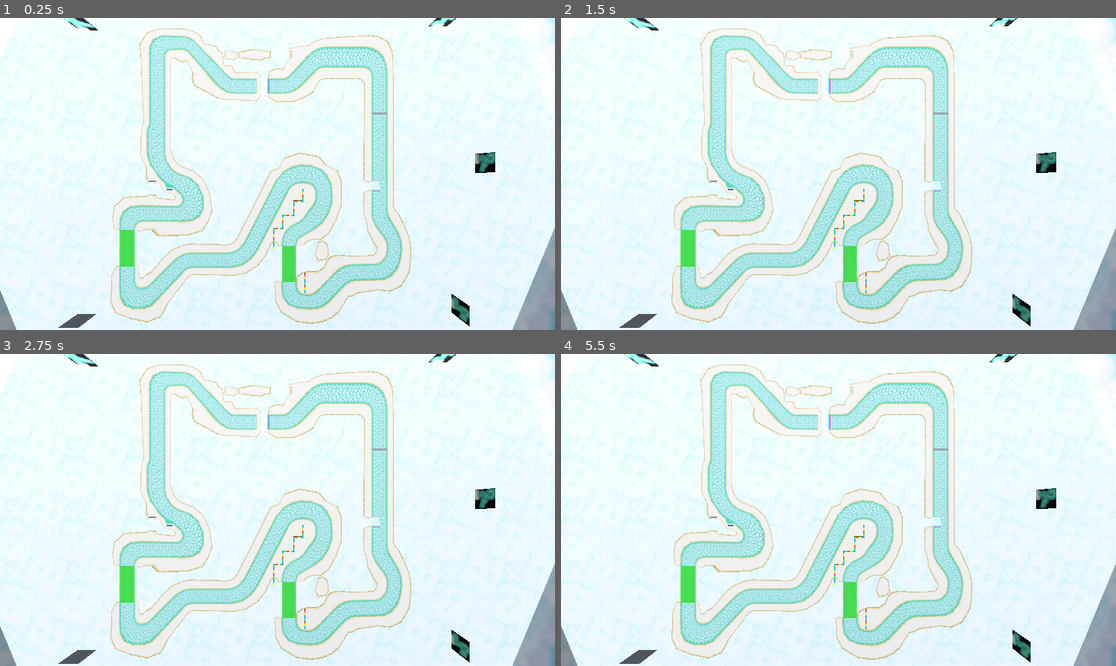
Above: before the commit, frames 1-4 (two rows, left to right).
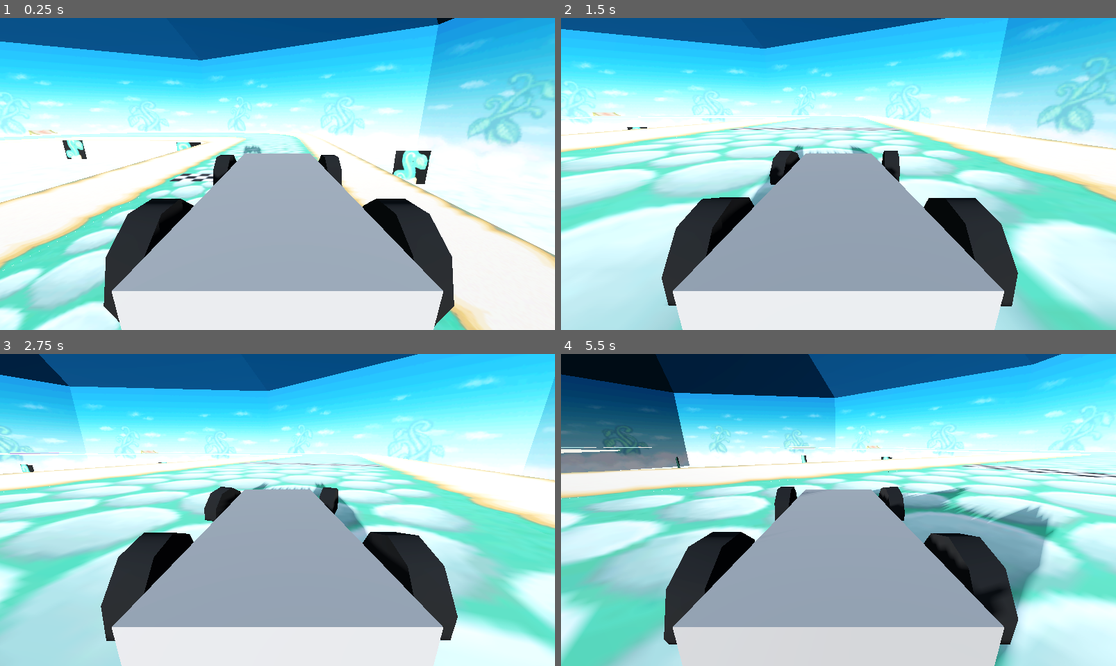
Above: after the commit, the same moments.

Repository: EduardoWebDevelopment/kart-racer-dev
Game: Godot game, scene res://scenes/game.tscn
The game is run twice, just before and just after one commit, with the same random seed, the same clock (stepped at 60 frames per second) and the same inputs.
Inputs:
- Up to frame 1 (0.25 s): no input
- Up to frame 2 (1.5 s): hold D (right, bound only after the commit) 0.53-1.28 s; hold S (backward, bound only after the commit) from 1.28 s (still down)
- Up to frame 3 (2.75 s): release S (backward, bound only after the commit) at 2.03 s; hold D (right, bound only after the commit) from 2.03 s (still down)
- Up to frame 4 (5.5 s): release D (right, bound only after the commit) at 2.78 s; hold W (forward, bound only after the commit) 2.78-3.53 s; hold A (left, bound only after the commit) 3.53-5.03 s; hold S (backward, bound only after the commit) from 5.03 s (still down)

The runs differ from the first frame. In frame 1, 72% of the frame differs, in the area x 0-100%, y 0-100%; in frame 2, 77%; in frame 3, 81%; in frame 4, 87%.

Commit message:
better car mechanics and drivable ground

Diff:
--- a/project.godot
+++ b/project.godot
@@ -15,6 +15,25 @@
 config/features=PackedStringArray("4.3", "Forward Plus")
 config/icon="res://icon.svg"
 
-[rendering]
+[input]
 
-textures/canvas_textures/default_texture_filter=0
+right={
+"deadzone": 0.5,
+"events": [Object(InputEventKey,"resource_local_to_scene":false,"resource_name":"","device":-1,"window_id":0,"alt_pressed":false,"shift_pressed":false,"ctrl_pressed":false,"meta_pressed":false,"pressed":false,"keycode":0,"physical_keycode":68,"key_label":0,"unicode":100,"location":0,"echo":false,"script":null)
+]
+}
+left={
+"deadzone": 0.5,
+"events": [Object(InputEventKey,"resource_local_to_scene":false,"resource_name":"","device":-1,"window_id":0,"alt_pressed":false,"shift_pressed":false,"ctrl_pressed":false,"meta_pressed":false,"pressed":false,"keycode":0,"physical_keycode":65,"key_label":0,"unicode":97,"location":0,"echo":false,"script":null)
+]
+}
+forward={
+"deadzone": 0.5,
+"events": [Object(InputEventKey,"resource_local_to_scene":false,"resource_name":"","device":-1,"window_id":0,"alt_pressed":false,"shift_pressed":false,"ctrl_pressed":false,"meta_pressed":false,"pressed":false,"keycode":0,"physical_keycode":87,"key_label":0,"unicode":119,"location":0,"echo":false,"script":null)
+]
+}
+backward={
+"deadzone": 0.5,
+"events": [Object(InputEventKey,"resource_local_to_scene":false,"resource_name":"","device":-1,"window_id":0,"alt_pressed":false,"shift_pressed":false,"ctrl_pressed":false,"meta_pressed":false,"pressed":false,"keycode":0,"physical_keycode":83,"key_label":0,"unicode":115,"location":0,"echo":false,"script":null)
+]
+}
--- /dev/null
+++ b/scenes/car.tscn
@@ -0,0 +1,99 @@
+[gd_scene load_steps=7 format=3 uid="uid://dkuwcntbn4jl2"]
+
+[ext_resource type="Script" path="res://scripts/car2.gd" id="1_318nw"]
+[ext_resource type="AudioStream" uid="uid://1nwdmko044nj" path="res://assets/sounds/Sky_Garden.mp3" id="2_nhn65"]
+
+[sub_resource type="BoxMesh" id="BoxMesh_ibdse"]
+
+[sub_resource type="ConvexPolygonShape3D" id="ConvexPolygonShape3D_hkmya"]
+points = PackedVector3Array(-0.5, -0.5, -0.5, 0.5, 0.5, 0.5, 0.5, -0.5, 0.5, 0.5, 0.5, -0.5, -0.5, 0.5, 0.5, 0.5, -0.5, -0.5, -0.5, -0.5, 0.5, -0.5, 0.5, -0.5)
+
+[sub_resource type="StandardMaterial3D" id="StandardMaterial3D_8x4io"]
+albedo_color = Color(0, 0, 0, 1)
+
+[sub_resource type="CylinderMesh" id="CylinderMesh_i3uql"]
+material = SubResource("StandardMaterial3D_8x4io")
+height = 0.25
+radial_segments = 10
+
+[node name="Car" type="VehicleBody3D"]
+mass = 50.0
+center_of_mass_mode = 1
+center_of_mass = Vector3(0, 0, 0.3)
+script = ExtResource("1_318nw")
+
+[node name="MeshInstance3D" type="MeshInstance3D" parent="."]
+transform = Transform3D(1.5, 0, 0, 0, 0.5, 0, 0, 0, 3.9, 0, 0, 0)
+mesh = SubResource("BoxMesh_ibdse")
+
+[node name="CollisionShape3D" type="CollisionShape3D" parent="."]
+transform = Transform3D(1.5, 0, 0, 0, 0.5, 0, 0, 0, 3, 0, 0, 0)
+shape = SubResource("ConvexPolygonShape3D_hkmya")
+
+[node name="FrontLeftWheel" type="VehicleWheel3D" parent="."]
+transform = Transform3D(1, 0, 0, 0, 1, 0, 0, 0, 1, 1, 0, 1.1538)
+use_as_steering = true
+wheel_roll_influence = 0.3
+wheel_friction_slip = 3.0
+suspension_stiffness = 50.0
+damping_compression = 3.0
+damping_relaxation = 5.0
+
+[node name="MeshInstance3D" type="MeshInstance3D" parent="FrontLeftWheel"]
+transform = Transform3D(2.98023e-08, 1, 0, -1, 2.98023e-08, 0, 0, 0, 1, 0, 0, 0)
+mesh = SubResource("CylinderMesh_i3uql")
+
+[node name="BackLeftWheel" type="VehicleWheel3D" parent="."]
+transform = Transform3D(1, 0, 0, 0, 1, 0, 0, 0, 1, 0.990633, -0.00594056, -1.1591)
+use_as_traction = true
+wheel_roll_influence = 0.3
+wheel_friction_slip = 3.0
+suspension_stiffness = 50.0
+damping_compression = 3.0
+damping_relaxation = 5.0
+
+[node name="MeshInstance3D" type="MeshInstance3D" parent="BackLeftWheel"]
+transform = Transform3D(2.98023e-08, 1, 0, -1, 2.98023e-08, 0, 0, 0, 1, 0, 0, 0)
+mesh = SubResource("CylinderMesh_i3uql")
+
+[node name="FrontRightWheel" type="VehicleWheel3D" parent="."]
+transform = Transform3D(1, 0, 0, 0, 1, 0, 0, 0, 1, -1, 0, 1.1538)
+use_as_steering = true
+wheel_roll_influence = 0.3
+wheel_friction_slip = 3.0
+suspension_stiffness = 50.0
+damping_compression = 3.0
+damping_relaxation = 5.0
+
+[node name="MeshInstance3D" type="MeshInstance3D" parent="FrontRightWheel"]
+transform = Transform3D(2.98023e-08, 1, 0, -1, 2.98023e-08, 0, 0, 0, 1, 0, 0, 0)
+mesh = SubResource("CylinderMesh_i3uql")
+
+[node name="BackRightWheel" type="VehicleWheel3D" parent="."]
+transform = Transform3D(1, 0, 0, 0, 1, 0, 0, 0, 1, -1.00937, -0.00594056, -1.1591)
+use_as_traction = true
+wheel_roll_influence = 0.3
+wheel_friction_slip = 3.0
+suspension_stiffness = 50.0
+damping_compression = 3.0
+damping_relaxation = 5.0
+
+[node name="MeshInstance3D" type="MeshInstance3D" parent="BackRightWheel"]
+transform = Transform3D(2.98023e-08, 1, 0, -1, 2.98023e-08, 0, 0, 0, 1, 0, 0, 0)
+mesh = SubResource("CylinderMesh_i3uql")
+
+[node name="CenterOfMass" type="Node3D" parent="."]
+transform = Transform3D(1, 0, 0, 0, 1, 0, 0, 0, 1, 0, 0, 0.3)
+
+[node name="Cameras" type="Node3D" parent="CenterOfMass"]
+
+[node name="FrontCamera" type="Camera3D" parent="CenterOfMass/Cameras"]
+transform = Transform3D(-1, 0, -8.74228e-08, -2.26267e-08, 0.965926, 0.258819, 8.44439e-08, 0.258819, -0.965926, 0, 1, -3)
+current = true
+
+[node name="ReverseCamera" type="Camera3D" parent="CenterOfMass/Cameras"]
+transform = Transform3D(1, -2.26267e-08, 1.71867e-07, -2.26267e-08, 0.965926, 0.258819, -1.71867e-07, -0.258819, 0.965926, 0, 1, 3)
+
+[node name="AudioStreamPlayer3D" type="AudioStreamPlayer3D" parent="."]
+stream = ExtResource("2_nhn65")
+autoplay = true
--- a/scenes/game.tscn
+++ b/scenes/game.tscn
@@ -1,6 +1,5 @@
-[gd_scene load_steps=39 format=3 uid="uid://4d7kqu78guqg"]
+[gd_scene load_steps=41 format=3 uid="uid://4d7kqu78guqg"]
 
-[ext_resource type="AudioStream" uid="uid://1nwdmko044nj" path="res://assets/sounds/Sky_Garden.mp3" id="1_na4g4"]
 [ext_resource type="ArrayMesh" uid="uid://d0e0y0k6kqsej" path="res://assets/Sky_Garden/old_sky_agb.obj" id="1_powgb"]
 [ext_resource type="Texture2D" uid="uid://bs21jaw7cb14e" path="res://assets/Sky_Garden/sky_tuta1.png" id="2_6kvac"]
 [ext_resource type="Texture2D" uid="uid://c261h21eofrwl" path="res://assets/Sky_Garden/sky_sky1.png" id="3_fgypf"]
@@ -12,6 +11,7 @@
 [ext_resource type="Texture2D" uid="uid://vgiy8skvpn4i" path="res://assets/Sky_Garden/agb_block.png" id="9_toutv"]
 [ext_resource type="Texture2D" uid="uid://ba5jjt3ee2yjr" path="res://assets/Sky_Garden/sky_dirt1.png" id="10_gc4ob"]
 [ext_resource type="Texture2D" uid="uid://do42qaf6osoe6" path="res://assets/Sky_Garden/sky_road1.png" id="11_cyk5e"]
+[ext_resource type="PackedScene" uid="uid://dkuwcntbn4jl2" path="res://scenes/car.tscn" id="12_nm0t3"]
 
 [sub_resource type="ProceduralSkyMaterial" id="ProceduralSkyMaterial_u3wcw"]
 sky_horizon_color = Color(0.64625, 0.65575, 0.67075, 1)
@@ -95,6 +95,10 @@
 [sub_resource type="StandardMaterial3D" id="StandardMaterial3D_auwi7"]
 albedo_texture = ExtResource("11_cyk5e")
 
+[sub_resource type="WorldBoundaryShape3D" id="WorldBoundaryShape3D_jgkr1"]
+
+[sub_resource type="PlaneMesh" id="PlaneMesh_nvr66"]
+
 [node name="Game" type="Node3D"]
 
 [node name="WorldEnvironment" type="WorldEnvironment" parent="."]
@@ -106,10 +110,6 @@
 
 [node name="Camera3D" type="Camera3D" parent="."]
 transform = Transform3D(1, 0, 0, 0, -4.37114e-08, 1, 0, -1, -4.37114e-08, 56, 237.218, 58.8122)
-
-[node name="AudioStreamPlayer3D" type="AudioStreamPlayer3D" parent="Camera3D"]
-stream = ExtResource("1_na4g4")
-autoplay = true
 
 [node name="Sky_Garden" type="MeshInstance3D" parent="."]
 transform = Transform3D(1, 0, 0, 0, 1, 0, 0, 0, 1, 43, 33, 60)
@@ -137,3 +137,16 @@
 surface_material_override/21 = SubResource("StandardMaterial3D_qt6t7")
 surface_material_override/22 = SubResource("StandardMaterial3D_s4wxq")
 surface_material_override/23 = SubResource("StandardMaterial3D_auwi7")
+
+[node name="Car" parent="." instance=ExtResource("12_nm0t3")]
+transform = Transform3D(-0.999599, 0, -0.0283229, 0, 1, 0, 0.0283229, 0, -0.999599, 145.344, 68.0666, 20.3263)
+
+[node name="StaticBody3D" type="StaticBody3D" parent="."]
+transform = Transform3D(1, 0, 0, 0, 1, 0, 0, 0, 1, 120.111, 63.8162, 0.763626)
+
+[node name="CollisionShape3D" type="CollisionShape3D" parent="StaticBody3D"]
+shape = SubResource("WorldBoundaryShape3D_jgkr1")
+
+[node name="MeshInstance3D" type="MeshInstance3D" parent="StaticBody3D"]
+transform = Transform3D(10, 0, 0, 0, 10, 0, 0, 0, 10, 19.8129, 0.423996, 0)
+mesh = SubResource("PlaneMesh_nvr66")
--- /dev/null
+++ b/scripts/car2.gd
@@ -0,0 +1,12 @@
+extends VehicleBody3D
+
+var max_rpm = 1000
+var max_torque = 200
+
+func _physics_process(delta: float) -> void:
+	steering = lerp(steering, Input.get_axis("right", "left") * 0.4, 5 * delta)
+	var acceleration = Input.get_axis("backward", "forward")
+	var rpm = $BackLeftWheel.get_rpm()
+	$BackLeftWheel.engine_force = acceleration * max_torque * (1 - rpm / max_rpm)
+	rpm = $BackRightWheel.get_rpm()
+	$BackRightWheel.engine_force = acceleration * max_torque * (1 - rpm / max_rpm)
--- a/ui/main_menu.tscn
+++ b/ui/main_menu.tscn
@@ -1,6 +1,6 @@
 [gd_scene load_steps=2 format=3 uid="uid://bmdbm048xrpmm"]
 
-[ext_resource type="Script" path="res://scipts/main_menu_button/race!.gd" id="1_cat6t"]
+[ext_resource type="Script" path="res://scripts/main_menu_button/race!.gd" id="1_cat6t"]
 
 [node name="MainMenu" type="Control"]
 layout_mode = 3
--- a/ui/title_screen.tscn
+++ b/ui/title_screen.tscn
@@ -1,6 +1,6 @@
 [gd_scene load_steps=2 format=3 uid="uid://ftfjb2juk3gv"]
 
-[ext_resource type="Script" path="res://scipts/title_screen_buttons/single_player.gd" id="1_kyyvx"]
+[ext_resource type="Script" path="res://scripts/title_screen_buttons/single_player.gd" id="1_kyyvx"]
 
 [node name="TitleScreen" type="Control"]
 layout_mode = 3
Renamed: scipts/main_menu_button/race!.gd -> scripts/main_menu_button/race!.gd
Renamed: scipts/title_screen_buttons/single_player.gd -> scripts/title_screen_buttons/single_player.gd
Renamed: scipts/ui.gd -> scripts/ui.gd
